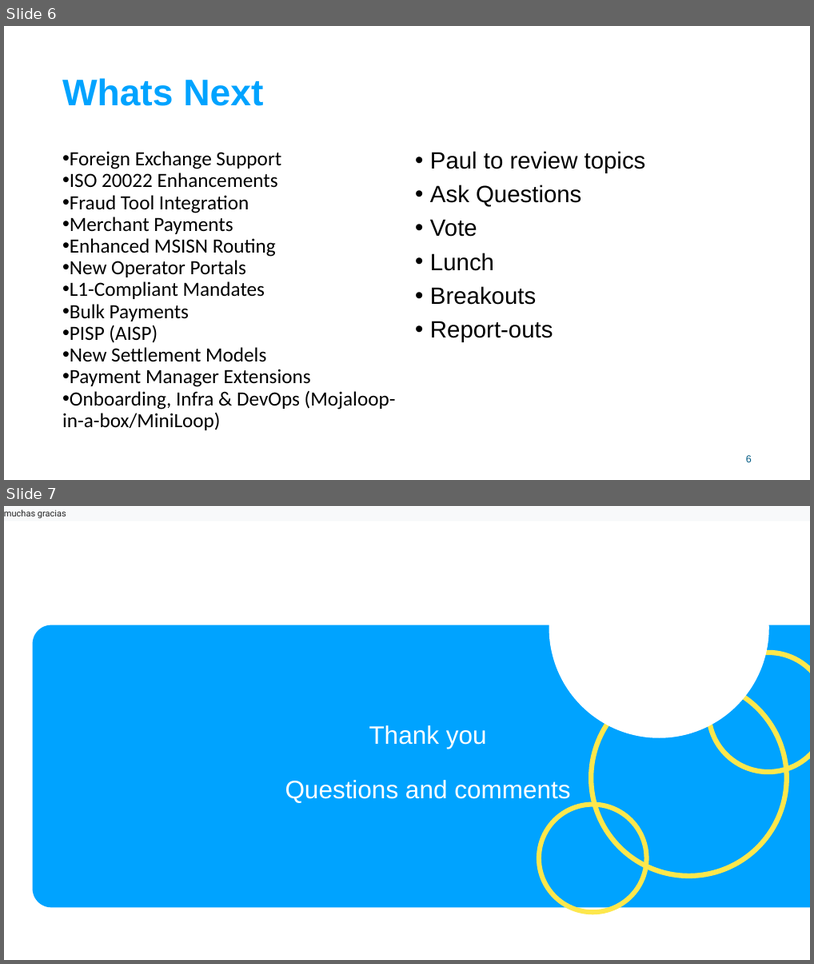
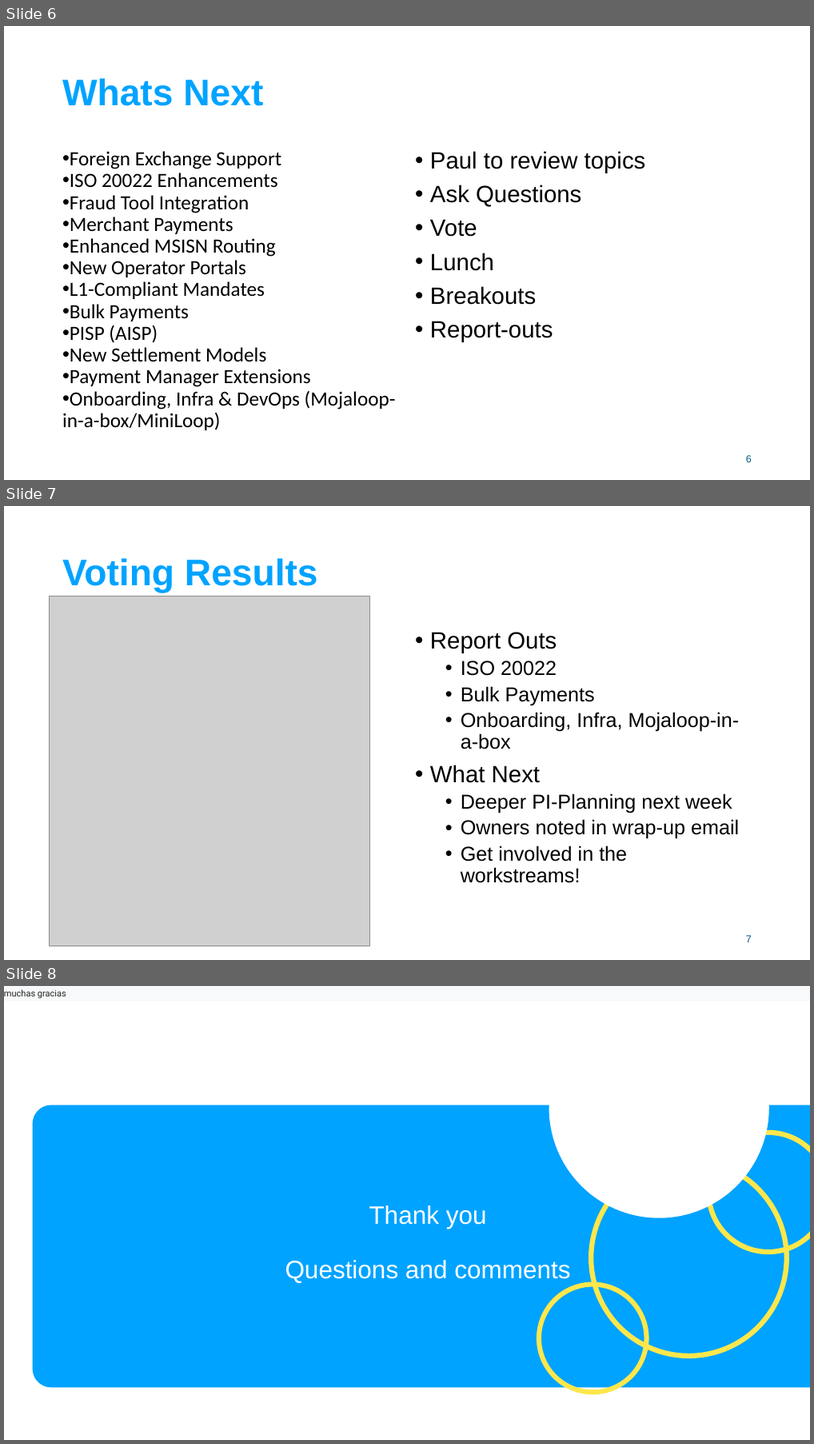
Before and after one commit to mojaloop/documentation-artifacts, a slide deck: presentations/pi_18_april_2022/presentations/ppt/Day #4 Roadmap and Planning.pptx. Shown one above the other, each under a label of ours: slides 6 and 7 before the commit, slides 6, 7 and 8 after it. The pictures are 814x964 and 814x1444 pixels, drawn with LibreOffice and Linux fonts; fonts in the diff are those of the drawing; grey boxes stand for pictures; background and template pictures are left out. Boxes give left, top, right and bottom in pixels: in the first picture for what was removed or moved away, otherwise in the second. Text is boxed around its words. In the diff, an @@ line names an element or a change of style, - is before the commit and + after.

```diff
--- a/presentations/pi_18_april_2022/presentations/ppt/Day #4 Roadmap and Planning.pptx
+++ b/presentations/pi_18_april_2022/presentations/ppt/Day #4 Roadmap and Planning.pptx
@@ slide 7 added at (4, 506, 810, 960), background #FFFFFF @@
@@ title added at (62, 558, 318, 593), 88 pt, text #00A3FF, bold @@
+Voting Results
@@ picture added at (50, 596, 370, 945) @@
@@ text added at (430, 632, 740, 883), 48 pt, text #000000 @@
+• Report Outs
+  • ISO 20022
+  • Bulk Payments
+  • Onboarding, Infra, Mojaloop-in-a-box
+• What Next
+  • Deeper PI-Planning next week
+  • Owners noted in wrap-up email
+  • Get involved in the workstreams!
@@ page number added at (746, 935, 752, 942), 24 pt, text #005A83 @@
+7
@@ what was slide 7 is now slide 8 @@
```
Also in this commit, not shown: 1 slide changed, 1 other file.
